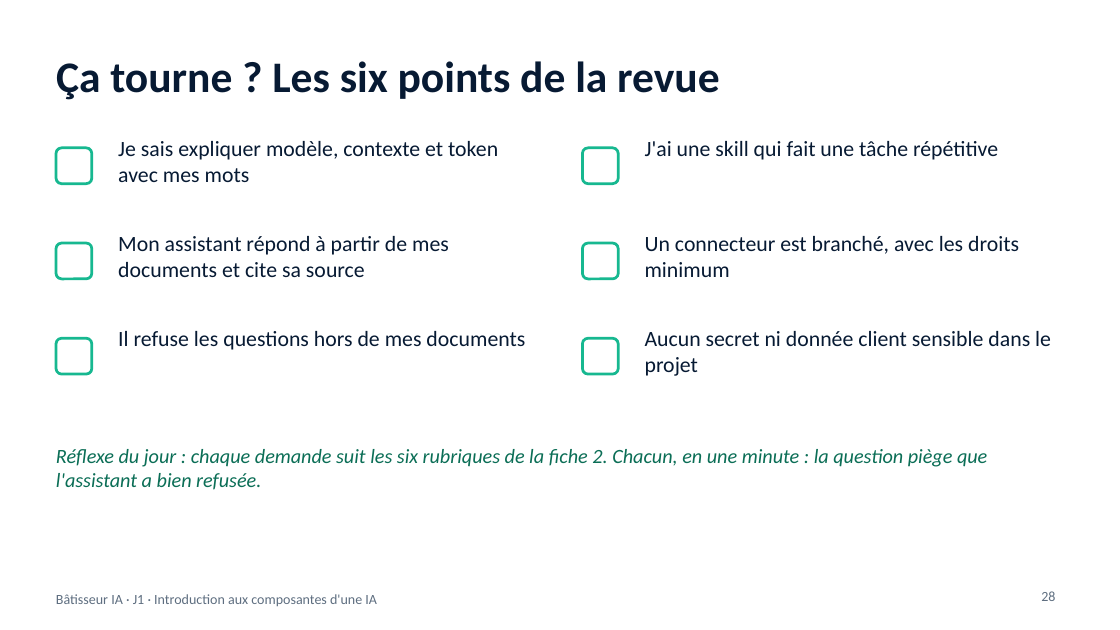
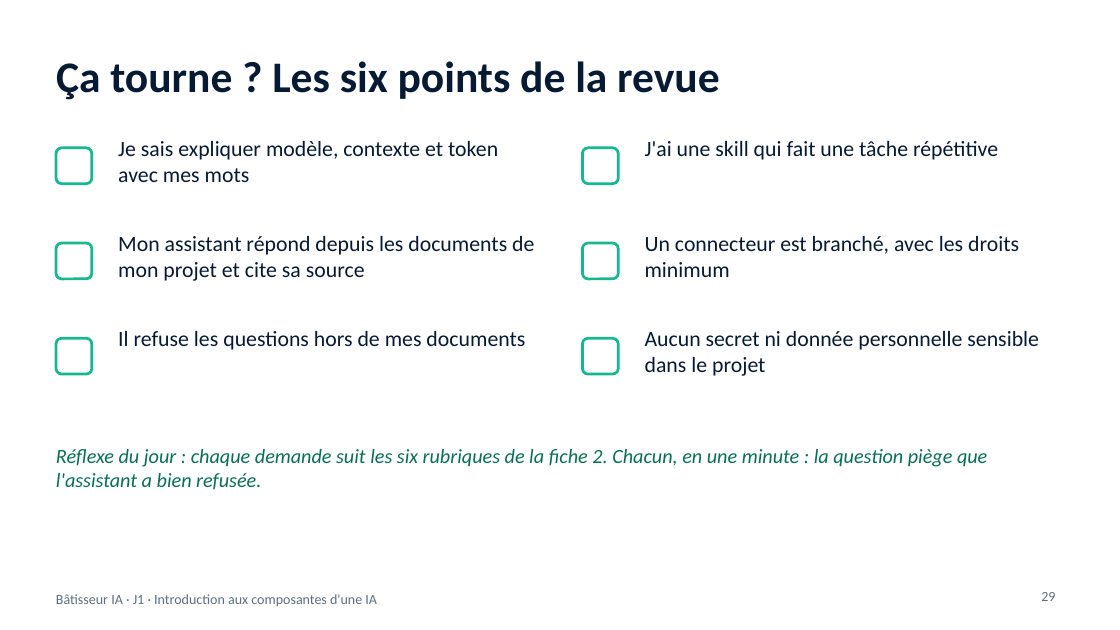
Before and after one commit to benyG/cisspbootcamp, a slide deck: slide 29 of content/library/files/Batisseur-IA-J1.pptx (slide 28 before the commit). Drawn at 1120x630 pixels with LibreOffice and Linux fonts; fonts in the diff are those of the drawing. Boxes give left, top, right and bottom in pixels: in the first picture for what was removed or moved away, otherwise in the second. Text is boxed around its words. In the diff, an @@ line names an element or a change of style, - is before the commit and + after.

```diff
--- a/content/library/files/Batisseur-IA-J1.pptx
+++ b/content/library/files/Batisseur-IA-J1.pptx
@@ text at [118, 236, 534, 281]: text changed @@
-Mon assistant répond à partir de mes documents et cite sa source
+Mon assistant répond depuis les documents de mon projet et cite sa source
@@ text at [645, 331, 1039, 376]: text changed @@
-Aucun secret ni donnée client sensible dans le projet
+Aucun secret ni donnée personnelle sensible dans le projet
@@ page number at [1041, 592, 1055, 601]: text changed @@
-28
+29
```
Also in this commit, not shown: 12 other slides changed, 1 slide added, 6 other files.
